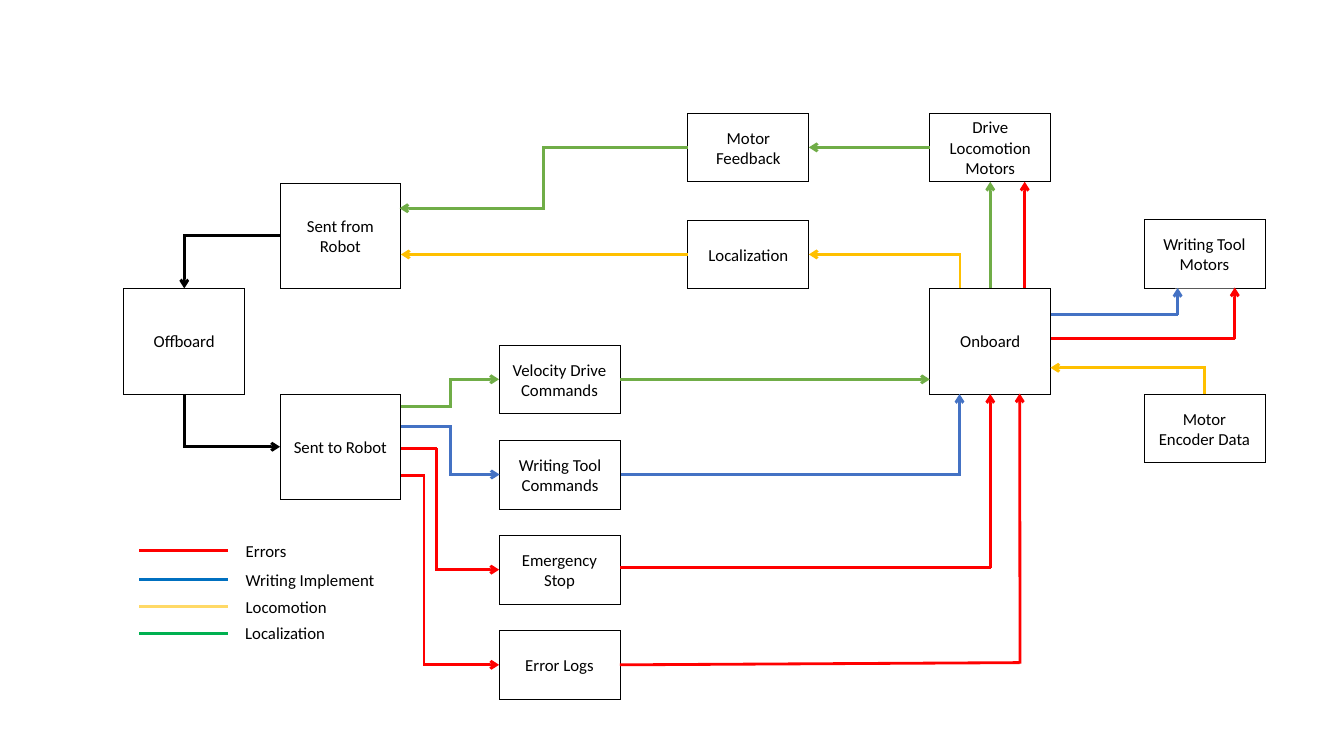
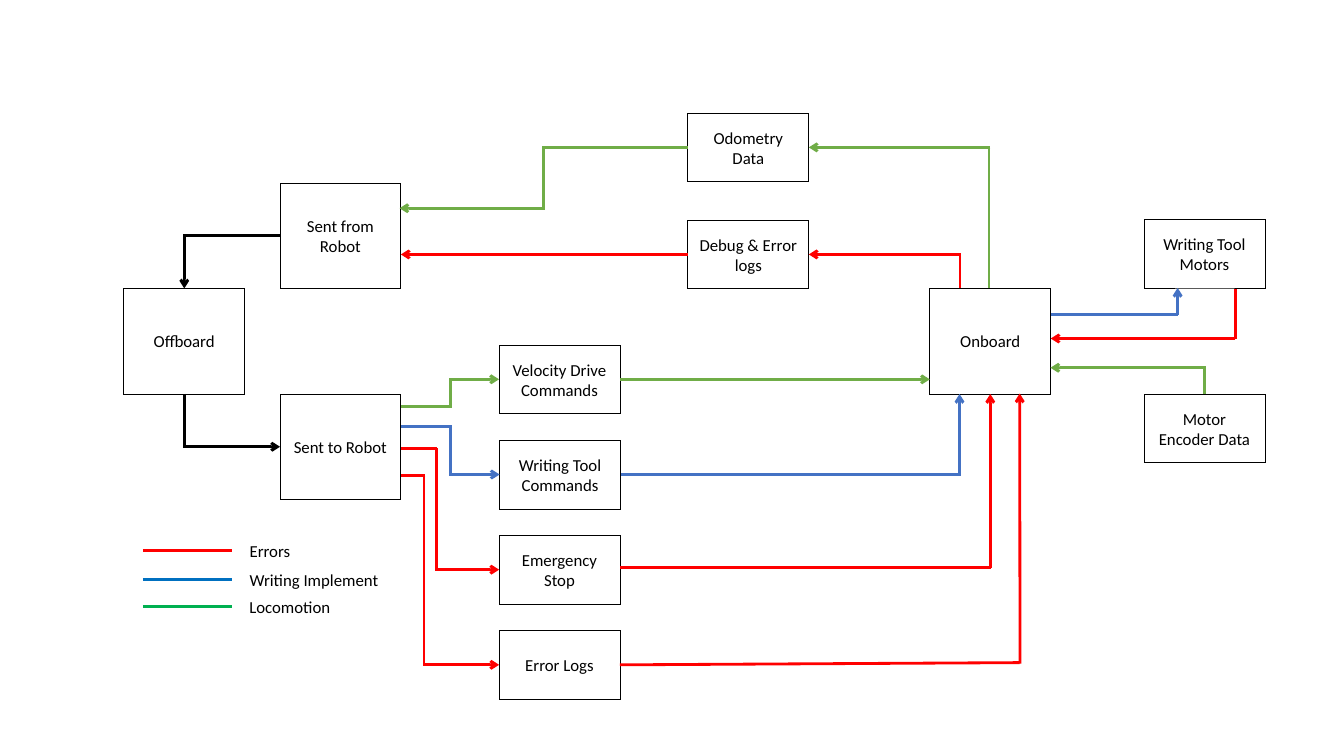
Before and after one commit to rachelholladay/robotics_capstone, a slide deck: slide 1 of documentation/detail_design/figs/sw_arch_communication.pptx. Drawn at 1344x756 pixels with LibreOffice and Linux fonts; fonts in the diff are those of the drawing. Boxes give left, top, right and bottom in pixels: in the first picture for what was removed or moved away, otherwise in the second. Text is boxed around its words. In the diff, an @@ line names an element or a change of style, - is before the commit and + after.

```diff
--- a/documentation/detail_design/figs/sw_arch_communication.pptx
+++ b/documentation/detail_design/figs/sw_arch_communication.pptx
@@ rectangle removed at (930, 113, 1051, 181) @@
-Drive Locomotion Motors
@@ text in rectangle at (714, 132, 783, 164): text changed @@
-Motor Feedback
+Odometry Data
@@ arrow moved from (930, 147) - (809, 147) to (990, 147) - (809, 147) @@
@@ arrow moved from (990, 288) - (990, 181) to (989, 147) - (989, 288) @@
@@ arrow (989, 147) - (989, 288): arrow to line @@
@@ arrow removed from (1025, 288) to (1025, 181) @@
@@ text in rectangle at (700, 239, 797, 274): text changed @@
-Localization
+Debug & Error logs
@@ arrow (688, 254) - (401, 254): stroke #FFC000 2 pt to #FF0000 2 pt @@
@@ elbow arrow (960, 288) - (809, 254): stroke #FFC000 2 pt to #FF0000 2 pt @@
@@ arrow (1236, 339) - (1236, 289): arrow to line @@
@@ line (1236, 339) - (1051, 339): line to arrow @@
@@ elbow arrow (1205, 394) - (1051, 368): stroke #FFC000 2 pt to #70AD47 2 pt @@
@@ 2 texts, 2 lines: place and size @@
-2 texts, 2 lines at (139, 546, 375, 589)
+2 texts, 2 lines at (143, 546, 379, 589)
@@ line removed from (139, 607) to (228, 607) @@
@@ line moved from (139, 633) - (228, 633) to (143, 607) - (232, 607) @@
@@ text removed at (245, 627, 325, 639) @@
-Localization
```
Also in this commit, not shown: 1 other file.
